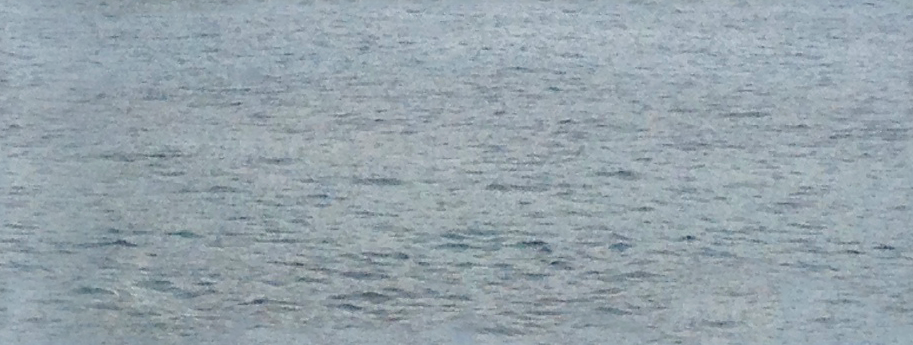
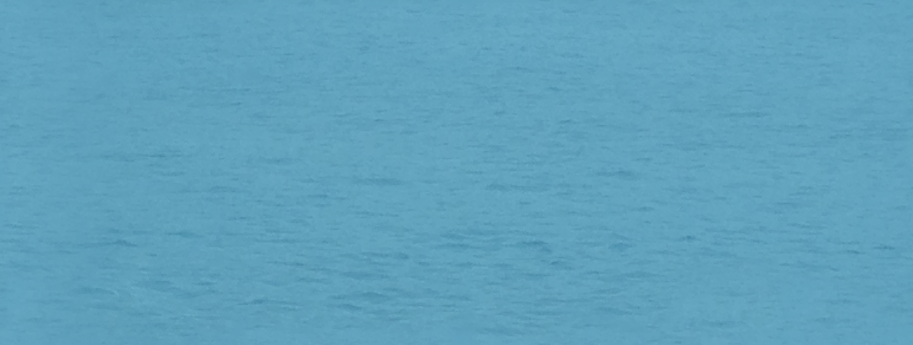
Layers edited between the first and the second 913px x 345px image:
added group "Group 2" with 2 layers above "Group 1" over [0, 0, 913, 345]
added layer "Layer 2 copy" (75%) in group "Group 2" over [0, 0, 913, 345]
added layer "Layer 1 copy" in group "Group 2" over [0, 0, 913, 345]
added group "Group 1" with 2 layers over [0, 0, 913, 345]
"Layer 1": opacity 100% → 25%, blend normal → multiply, moved it into group "Group 1" over [0, 0, 913, 345]
added layer "Layer 2" in group "Group 1" over [0, 0, 913, 345]
